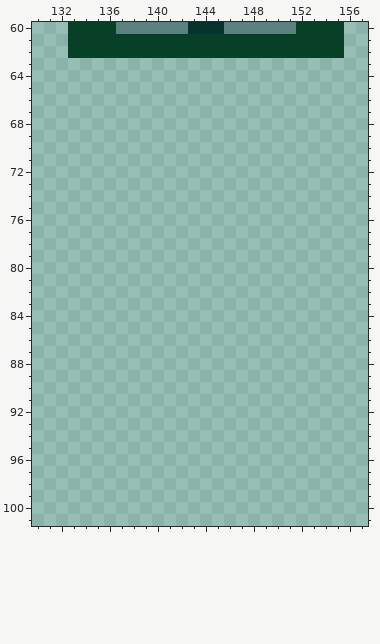
Pixel-art file, stored at art/all-furniture.aseprite. The picture above is the old version.
192x128 pixels, 1 frame. Colours within 5 levels of each other are drawn and written as one. Shown: x 130..157, y 60..101.
Now the later version:
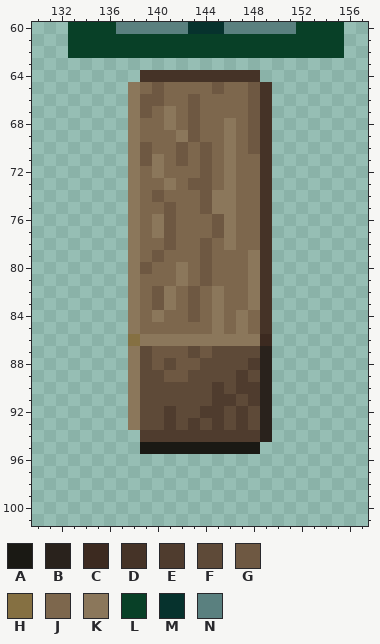
Palette (. is transparent): A #1a1914  B #29221c  C #3c2a20  D #453327  E #4f3c2e  F #5e4a38  G #6e5842  H #857042  J #7d674d  K #8b775b  L #084027  M #06322d  N #5a807f
Difference:
@@ x 136..151 @@
  63 ................
- 64 ................
- 65 ................
- 66 ................
- 67 ................
- 68 ................
- 69 ................
- 70 ................
- 71 ................
- 72 ................
- 73 ................
- 74 ................
- 75 ................
- 76 ................
- 77 ................
- 78 ................
- 79 ................
- 80 ................
- 81 ................
- 82 ................
- 83 ................
- 84 ................
- 85 ................
- 86 ................
- 87 ................
- 88 ................
- 89 ................
- 90 ................
- 91 ................
- 92 ................
- 93 ................
- 94 ................
- 95 ................
+ 64 ...DDDDDDDDDD...
+ 65 ..KJGJJJJGJJGD..
+ 66 ..KGGJJGJJJJGD..
+ 67 ..KGJKJGJJJJGD..
+ 68 ..KJJKJGJJKJGD..
+ 69 ..KJJJKGJJKJGD..
+ 70 ..KGJJGJGJKJGD..
+ 71 ..KGKJGJGJKJJD..
+ 72 ..KJKJJJGJKJJD..
+ 73 ..KJJKJGGJKJJD..
+ 74 ..KJGJJJGKKJJD..
+ 75 ..KJJGJJGKKJJD..
+ 76 ..KJKGJJJGKJJD..
+ 77 ..KJKGJJJGKJJD..
+ 78 ..KJJGJJGJKJJD..
+ 79 ..KJGJJJGJJJKD..
+ 80 ..KGJJKJGJJJKD..
+ 81 ..KJJJKJGJJJKD..
+ 82 ..KJGKJGJKJJKD..
+ 83 ..KJGKJGJKJJKD..
+ 84 ..KJKJJGJKJKJD..
+ 85 ..KJJJJJJKJKJD..
+ 86 ..HKKKKKKKKKKC..
+ 87 ..KFGGGFGFFFFB..
+ 88 ..KFGFGGFFFFEB..
+ 89 ..KFFGGFFFFEFB..
+ 90 ..KFFFFFFEFEEB..
+ 91 ..KFFFFFFEEFEB..
+ 92 ..KFFEFFEEFEFB..
+ 93 ..KFFEFEFEFEFB..
+ 94 ...EEEEEEEEEEB..
+ 95 ...AAAAAAAAAA...
  96 ................
